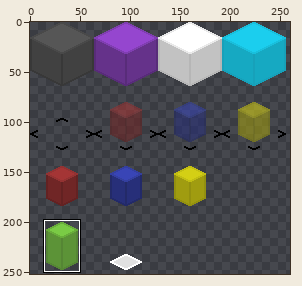
Sprite sheet: Assets/Art/TilesetAseprite.png. The first picture is a wide view before the edit; the outline marks the close-up.
Close-up. Earlier state:
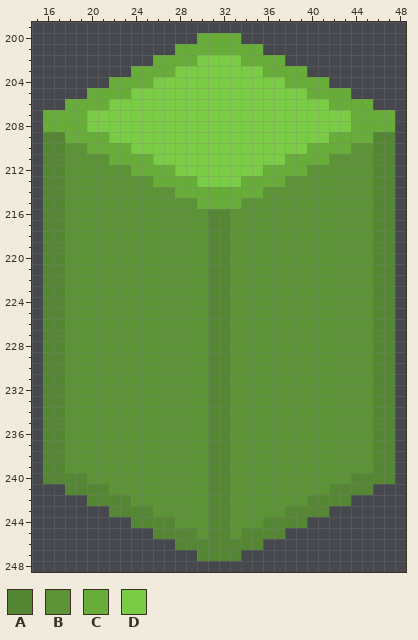
The file is 512x512 pixels. Shown: x 15..48, y 199..248. The wide view leaves out empty margins. The commit also changed other parts of the picture, which this record leaves out.
Palette (. is transparent): A #558634  B #5c9337  C #68ad3a  D #7acb45
Pixels before, first column x 16:
200 ..............CCCC..............
201 ............CCCCCCCC............
202 ..........CCCCDDDDCCCC..........
203 ........CCCCDDDDDDDDCCCC........
204 ......CCCCDDDDDDDDDDDDCCCC......
205 ....CCCCDDDDDDDDDDDDDDDDCCCC....
206 ..CCCCDDDDDDDDDDDDDDDDDDDDCCCC..
207 CCCCDDDDDDDDDDDDDDDDDDDDDDDDCCCC
208 CCCCDDDDDDDDDDDDDDDDDDDDDDDDCCCC
209 AACCCCDDDDDDDDDDDDDDDDDDDDCCCCAA
210 AABBCCCCDDDDDDDDDDDDDDDDCCCCBBAA
211 AABBBBCCCCDDDDDDDDDDDDCCCCBBBBAA
212 AABBBBBBCCCCDDDDDDDDCCCCBBBBBBAA
213 AABBBBBBBBCCCCDDDDCCCCBBBBBBBBAA
214 AABBBBBBBBBBCCCCCCCCBBBBBBBBBBAA
215 AABBBBBBBBBBBBCCCCBBBBBBBBBBBBAA
216 AABBBBBBBBBBBBBAABBBBBBBBBBBBBAA
217 AABBBBBBBBBBBBBAABBBBBBBBBBBBBAA
218 AABBBBBBBBBBBBBAABBBBBBBBBBBBBAA
219 AABBBBBBBBBBBBBAABBBBBBBBBBBBBAA
220 AABBBBBBBBBBBBBAABBBBBBBBBBBBBAA
221 AABBBBBBBBBBBBBAABBBBBBBBBBBBBAA
222 AABBBBBBBBBBBBBAABBBBBBBBBBBBBAA
223 AABBBBBBBBBBBBBAABBBBBBBBBBBBBAA
224 AABBBBBBBBBBBBBAABBBBBBBBBBBBBAA
225 AABBBBBBBBBBBBBAABBBBBBBBBBBBBAA
226 AABBBBBBBBBBBBBAABBBBBBBBBBBBBAA
227 AABBBBBBBBBBBBBAABBBBBBBBBBBBBAA
228 AABBBBBBBBBBBBBAABBBBBBBBBBBBBAA
229 AABBBBBBBBBBBBBAABBBBBBBBBBBBBAA
230 AABBBBBBBBBBBBBAABBBBBBBBBBBBBAA
231 AABBBBBBBBBBBBBAABBBBBBBBBBBBBAA
232 AABBBBBBBBBBBBBAABBBBBBBBBBBBBAA
233 AABBBBBBBBBBBBBAABBBBBBBBBBBBBAA
234 AABBBBBBBBBBBBBAABBBBBBBBBBBBBAA
235 AABBBBBBBBBBBBBAABBBBBBBBBBBBBAA
236 AABBBBBBBBBBBBBAABBBBBBBBBBBBBAA
237 AABBBBBBBBBBBBBAABBBBBBBBBBBBBAA
238 AABBBBBBBBBBBBBAABBBBBBBBBBBBBAA
239 AABBBBBBBBBBBBBAABBBBBBBBBBBBBAA
240 AAAABBBBBBBBBBBAABBBBBBBBBBBAAAA
241 ..AAAABBBBBBBBBAABBBBBBBBBAAAA..
242 ....AAAABBBBBBBAABBBBBBBAAAA....
243 ......AAAABBBBBAABBBBBAAAA......
244 ........AAAABBBAABBBAAAA........
245 ..........AAAABAABAAAA..........
246 ............AAAAAAAA............
247 ..............AAAA..............
After the commit:
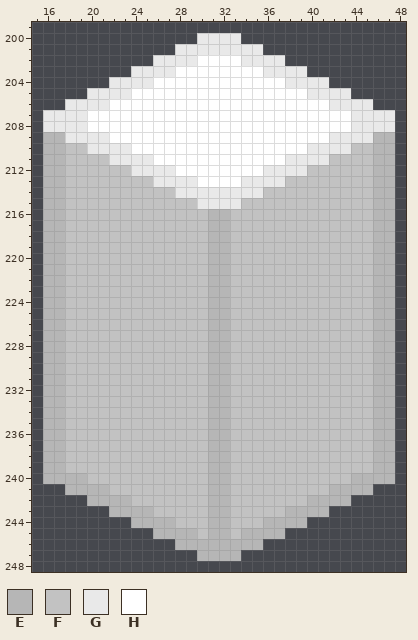
Colours new in this view: E #b6b6b6  F #c2c2c2  G #e9e9e9  H #ffffff
Difference:
Changed rows in their new state; - is an unchanged pixel.
first column x 16:
200 --------------GGGG--------------
201 ------------GGGGGGGG------------
202 ----------GGGGHHHHGGGG----------
203 --------GGGGHHHHHHHHGGGG--------
204 ------GGGGHHHHHHHHHHHHGGGG------
205 ----GGGGHHHHHHHHHHHHHHHHGGGG----
206 --GGGGHHHHHHHHHHHHHHHHHHHHGGGG--
207 GGGGHHHHHHHHHHHHHHHHHHHHHHHHGGGG
208 GGGGHHHHHHHHHHHHHHHHHHHHHHHHGGGG
209 EEGGGGHHHHHHHHHHHHHHHHHHHHGGGGEE
210 EEFFGGGGHHHHHHHHHHHHHHHHGGGGFFEE
211 EEFFFFGGGGHHHHHHHHHHHHGGGGFFFFEE
212 EEFFFFFFGGGGHHHHHHHHGGGGFFFFFFEE
213 EEFFFFFFFFGGGGHHHHGGGGFFFFFFFFEE
214 EEFFFFFFFFFFGGGGGGGGFFFFFFFFFFEE
215 EEFFFFFFFFFFFFGGGGFFFFFFFFFFFFEE
216 EEFFFFFFFFFFFFFEEFFFFFFFFFFFFFEE
217 EEFFFFFFFFFFFFFEEFFFFFFFFFFFFFEE
218 EEFFFFFFFFFFFFFEEFFFFFFFFFFFFFEE
219 EEFFFFFFFFFFFFFEEFFFFFFFFFFFFFEE
220 EEFFFFFFFFFFFFFEEFFFFFFFFFFFFFEE
221 EEFFFFFFFFFFFFFEEFFFFFFFFFFFFFEE
222 EEFFFFFFFFFFFFFEEFFFFFFFFFFFFFEE
223 EEFFFFFFFFFFFFFEEFFFFFFFFFFFFFEE
224 EEFFFFFFFFFFFFFEEFFFFFFFFFFFFFEE
225 EEFFFFFFFFFFFFFEEFFFFFFFFFFFFFEE
226 EEFFFFFFFFFFFFFEEFFFFFFFFFFFFFEE
227 EEFFFFFFFFFFFFFEEFFFFFFFFFFFFFEE
228 EEFFFFFFFFFFFFFEEFFFFFFFFFFFFFEE
229 EEFFFFFFFFFFFFFEEFFFFFFFFFFFFFEE
230 EEFFFFFFFFFFFFFEEFFFFFFFFFFFFFEE
231 EEFFFFFFFFFFFFFEEFFFFFFFFFFFFFEE
232 EEFFFFFFFFFFFFFEEFFFFFFFFFFFFFEE
233 EEFFFFFFFFFFFFFEEFFFFFFFFFFFFFEE
234 EEFFFFFFFFFFFFFEEFFFFFFFFFFFFFEE
235 EEFFFFFFFFFFFFFEEFFFFFFFFFFFFFEE
236 EEFFFFFFFFFFFFFEEFFFFFFFFFFFFFEE
237 EEFFFFFFFFFFFFFEEFFFFFFFFFFFFFEE
238 EEFFFFFFFFFFFFFEEFFFFFFFFFFFFFEE
239 EEFFFFFFFFFFFFFEEFFFFFFFFFFFFFEE
240 EEEEFFFFFFFFFFFEEFFFFFFFFFFFEEEE
241 --EEEEFFFFFFFFFEEFFFFFFFFFEEEE--
242 ----EEEEFFFFFFFEEFFFFFFFEEEE----
243 ------EEEEFFFFFEEFFFFFEEEE------
244 --------EEEEFFFEEFFFEEEE--------
245 ----------EEEEFEEFEEEE----------
246 ------------EEEEEEEE------------
247 --------------EEEE--------------
Boxes around the changes in both close-ups, in picture pixels (x1, y1, x2, y2):
changed: (43, 33, 395, 561)
